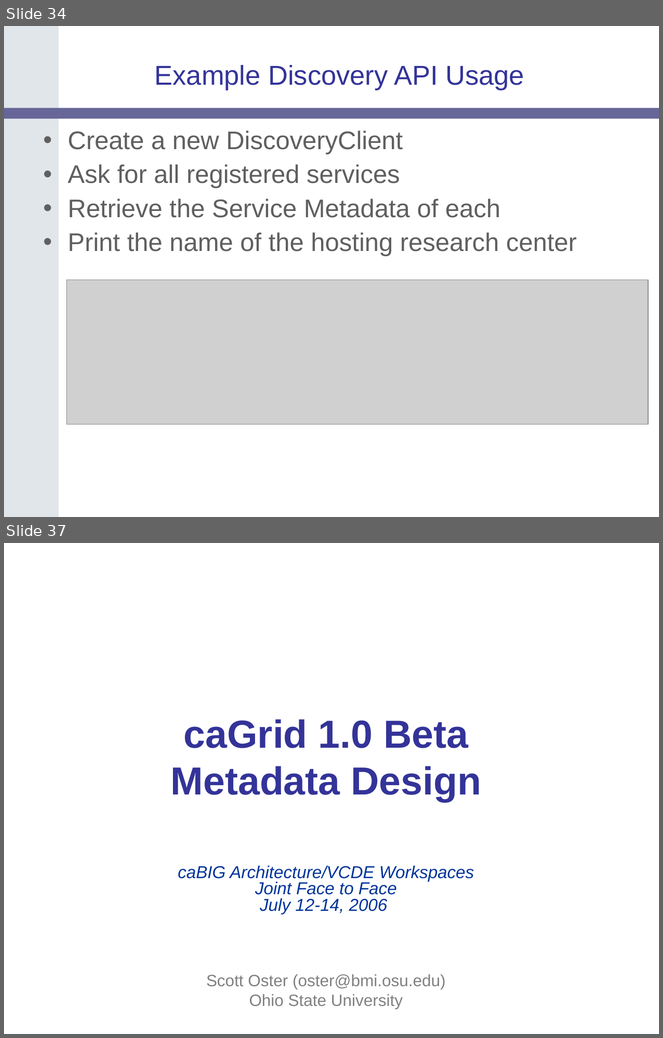
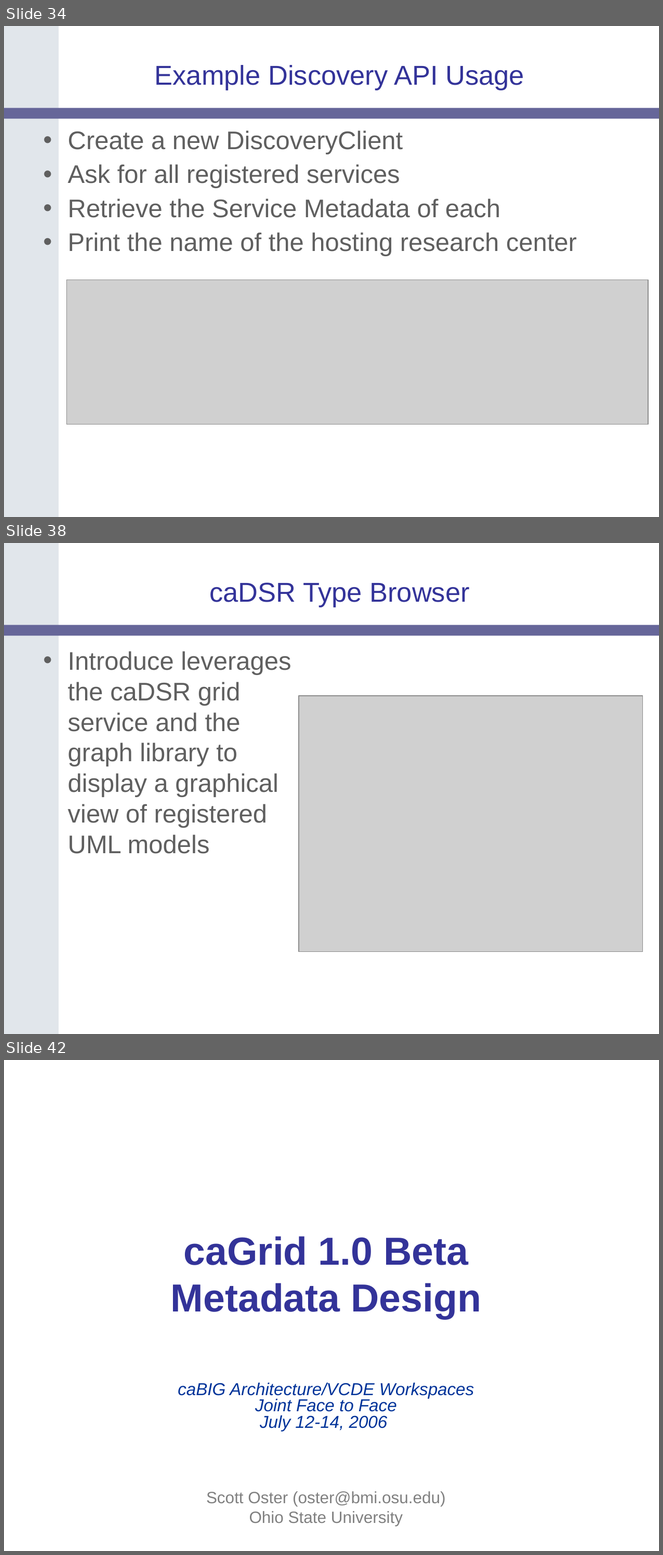
Before and after one commit to NCIP/cagrid-portal, a slide deck: cagrid-1-0/Documentation/presentations/200607_VCDE_ARCH/caGrid-1.0_Beta_Metadata.ppt. Shown one above the other, each under a label of ours: slides 34 and 37 before the commit, slides 34, 38 and 42 after it; the slides between them are not shown. The pictures are 663x1038 and 663x1555 pixels, drawn with LibreOffice and Linux fonts; fonts in the diff are those of the drawing; grey boxes stand for pictures; background and template pictures are left out. Boxes give left, top, right and bottom in pixels: in the first picture for what was removed or moved away, otherwise in the second. Text is boxed around its words. In the diff, an @@ line names an element or a change of style, - is before the commit and + after.

Commit message:
added introduce slides

```diff
--- a/cagrid-1-0/Documentation/presentations/200607_VCDE_ARCH/caGrid-1.0_Beta_Metadata.ppt
+++ b/cagrid-1-0/Documentation/presentations/200607_VCDE_ARCH/caGrid-1.0_Beta_Metadata.ppt
@@ slide 38 added at (4,543,659,1034), background #FFFFFF; not listed: 2 template elements that a slide beside it also shows @@
@@ title added at (209,583,469,607), 30 pt, text #333399 @@
+caDSR Type Browser
@@ text added at (68,651,291,854), 28 pt, text #5F5F5F @@
+• Introduce leverages the caDSR grid service and the graph library to display a graphical view of registered UML models
@@ picture added at (299,696,643,952) @@
@@ what was slide 37 is now slide 42 @@
```
Also in this commit, not shown: 4 slides changed, 6 other slides added, 2 slides removed.
